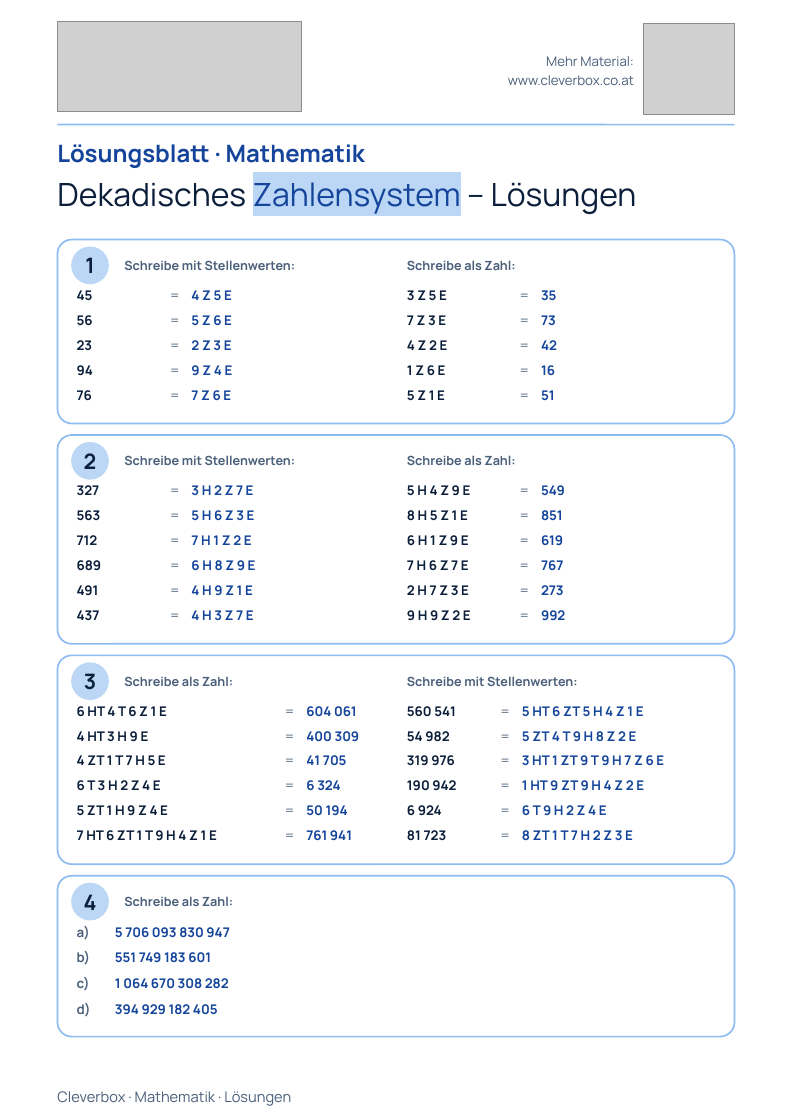
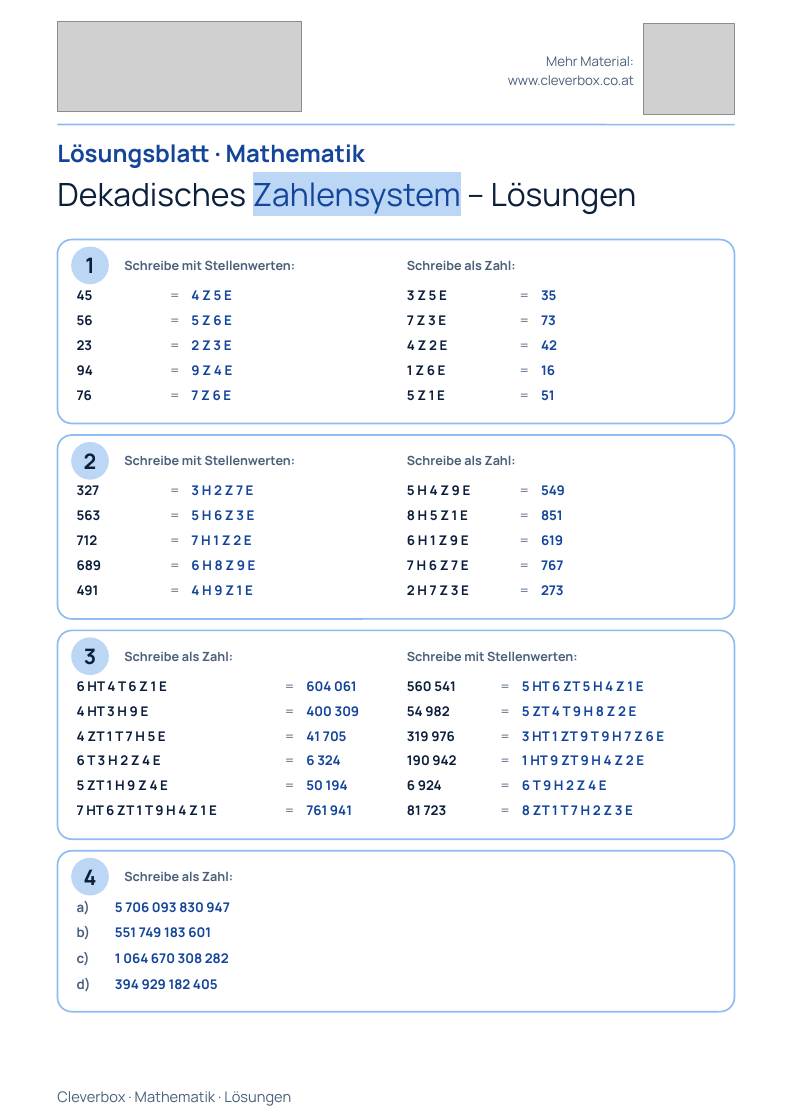
Before and after one commit to arminheske/claudecloud, a slide deck: slide 1 of videoslides/arbeitsblatt-zahlensystem-loesungen-a4.pptx. Drawn at 792x1120 pixels with LibreOffice and Linux fonts; fonts in the diff are those of the drawing; grey boxes stand for pictures. Boxes give left, top, right and bottom in pixels: in the first picture for what was removed or moved away, otherwise in the second. Text is boxed around its words. In the diff, an @@ line names an element or a change of style, - is before the commit and + after.

```diff
--- a/videoslides/arbeitsblatt-zahlensystem-loesungen-a4.pptx
+++ b/videoslides/arbeitsblatt-zahlensystem-loesungen-a4.pptx
@@ rounded rectangle: place and size @@
-rounded rectangle at (57, 435, 735, 644)
+rounded rectangle at (57, 435, 735, 619)
@@ rounded rectangle at (57, 435, 735, 619): proportions changed @@
@@ text removed at (77, 610, 100, 620) @@
-437
@@ text removed at (163, 602, 187, 627) @@
-=
@@ text removed at (191, 610, 254, 620) @@
-4 H 3 Z 7 E
@@ text removed at (407, 610, 471, 621) @@
-9 H 9 Z 2 E
@@ text removed at (541, 610, 565, 620) @@
-992
@@ text "=": place and size @@
-text "=" at (278, 823, 302, 848)
+text "=" at (278, 673, 302, 698)
@@ text "=": place and size @@
-text "=" at (512, 602, 536, 627)
+text "=" at (493, 673, 517, 698)
@@ text removed at (493, 823, 517, 848) @@
-=
@@ 37 texts, 2 rounded rectangles, 2 ellipses: place and size @@
-37 texts, 2 rounded rectangles, 2 ellipses at (57, 655, 735, 1036)
+37 texts, 2 rounded rectangles, 2 ellipses at (57, 630, 735, 1011)
```
Also in this commit, not shown: 5 other files.
